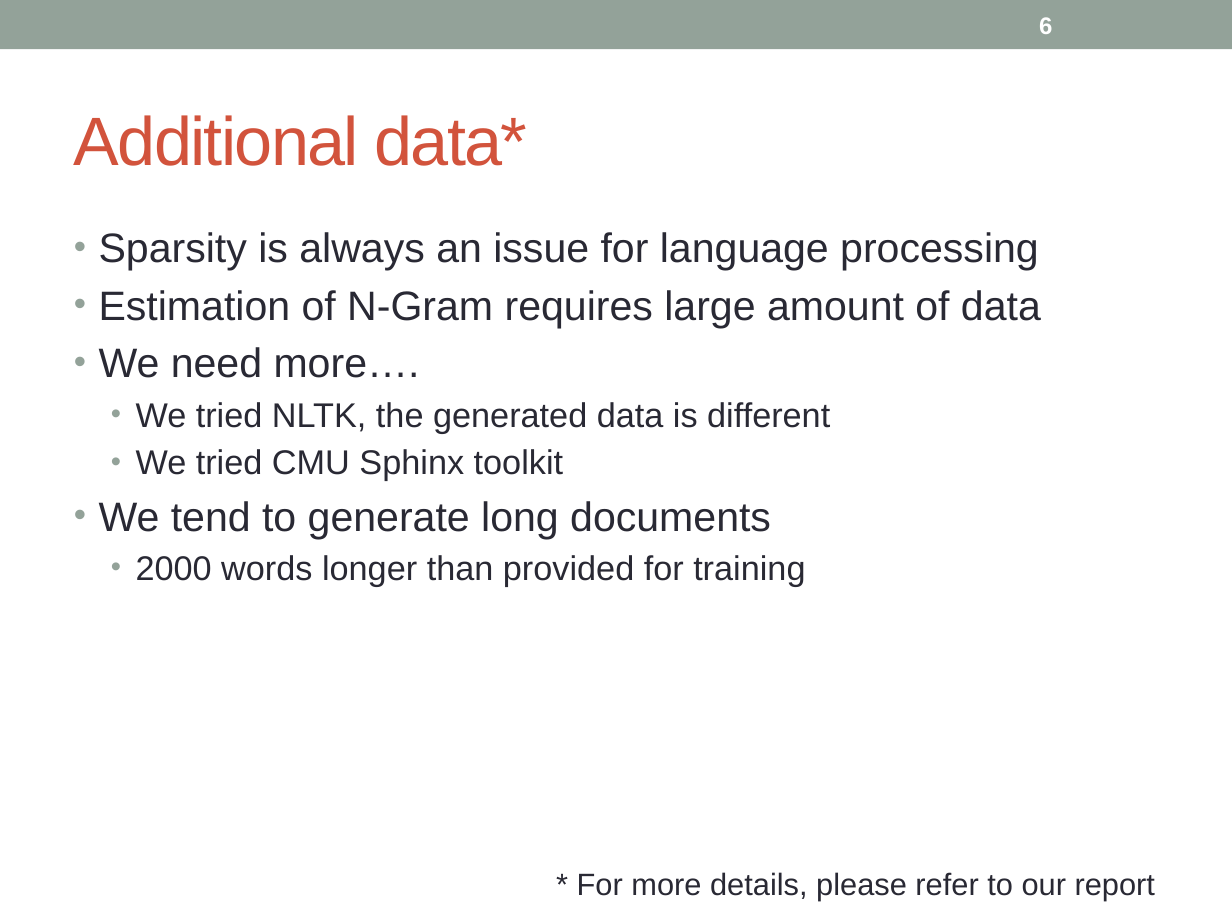
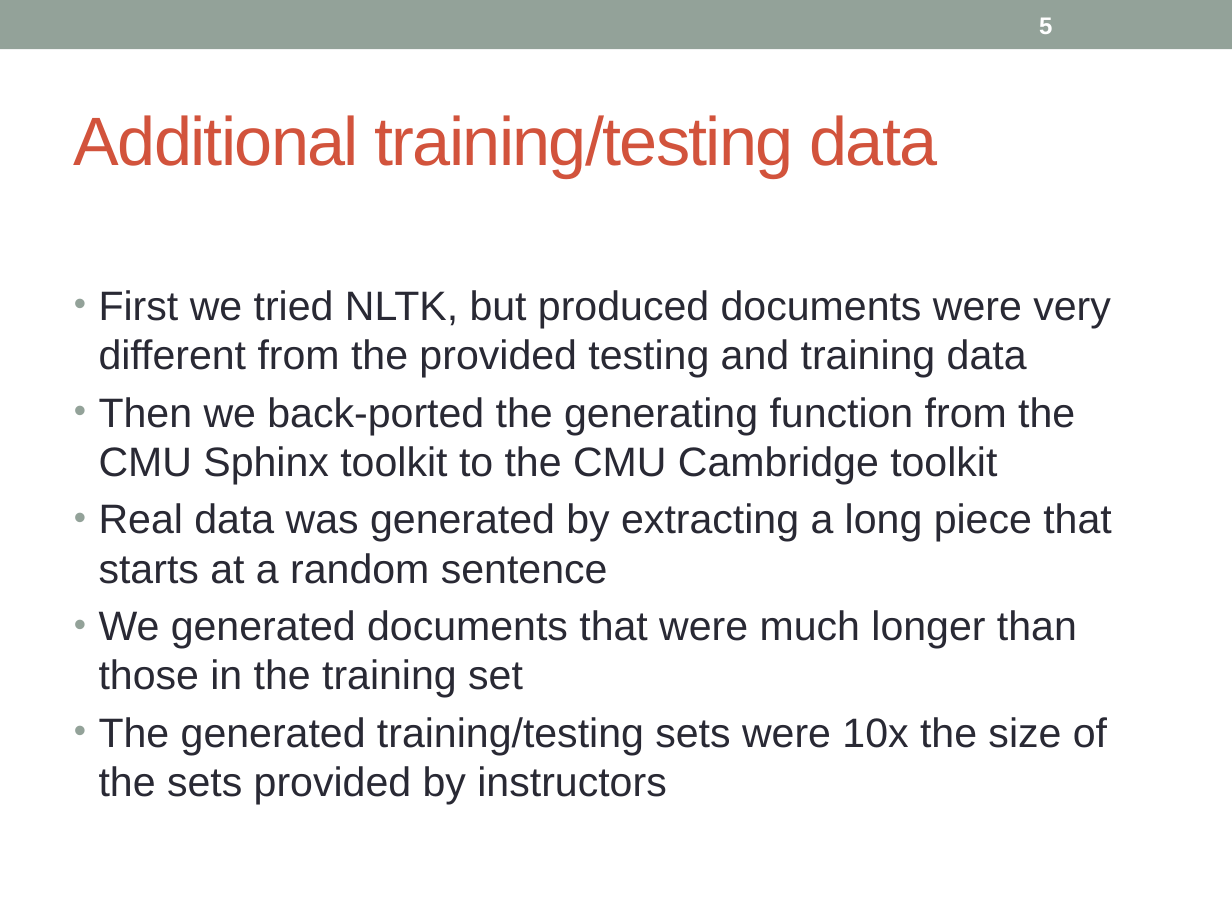
Before and after one commit to hunterhector/LangStats12Spring, a slide deck: slide 5 of Slides/11761-slides.pptx (slide 6 before the commit). Drawn at 1232x924 pixels with LibreOffice and Linux fonts; fonts in the diff are those of the drawing. Boxes give left, top, right and bottom in pixels: in the first picture for what was removed or moved away, otherwise in the second. Text is boxed around its words. In the diff, an @@ line names an element or a change of style, - is before the commit and + after.

```diff
--- a/Slides/11761-slides.pptx
+++ b/Slides/11761-slides.pptx
@@ page number at (x1=1039, y1=17, x2=1052, y2=34): text changed @@
-6
+5
@@ title at (x1=74, y1=115, x2=937, y2=178): text changed @@
-Additional data*
+Additional training/testing data
@@ text at (x1=99, y1=290, x2=1111, y2=804): text changed @@
-• Sparsity is always an issue for language processing
-• Estimation of N-Gram requires large amount of data
-• We need more….
-  • We tried NLTK, the generated data is different
-  • We tried CMU Sphinx toolkit
-• We tend to generate long documents
-  • 2000 words longer than provided for training
+• First we tried NLTK, but produced documents were very different from the provided testing and training data
+• Then we back-ported the generating function from the CMU Sphinx toolkit to the CMU Cambridge toolkit
+• Real data was generated by extracting a long piece that starts at a random sentence
+• We generated documents that were much longer than those in the training set
+• The generated training/testing sets were 10x the size of the sets provided by instructors
@@ text removed at (x1=577, y1=872, x2=1155, y2=901) @@
-* For more details, please refer to our report
```
Also in this commit, not shown: 8 other slides changed, 2 slides added, 4 slides removed.
